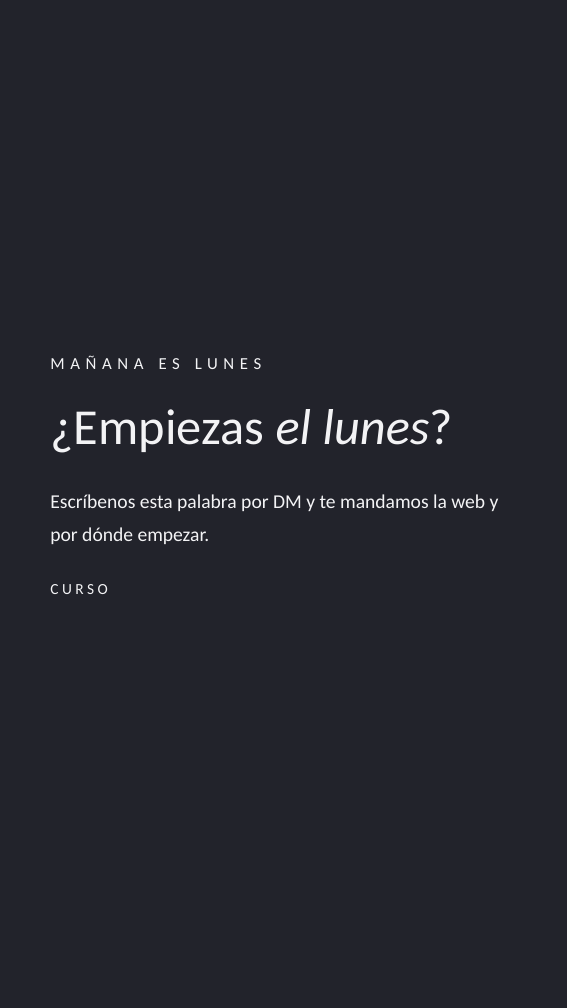
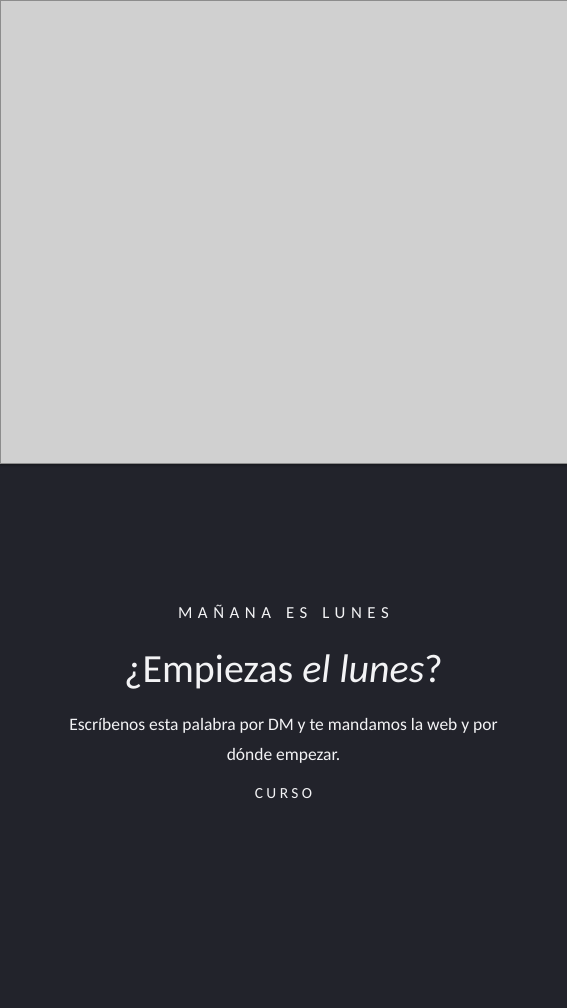
Before and after one commit to NDAEVENTS/NUBES-SCHOOL, a slide deck: slide 5 of public/ig/2026-10-31-listas/stories-canva.pptx. Drawn at 567x1008 pixels with LibreOffice and Linux fonts; fonts in the diff are those of the drawing; grey boxes stand for pictures. Boxes give left, top, right and bottom in pixels: in the first picture for what was removed or moved away, otherwise in the second. Text is boxed around its words. In the diff, an @@ line names an element or a change of style, - is before the commit and + after.

```diff
--- a/public/ig/2026-10-31-listas/stories-canva.pptx
+++ b/public/ig/2026-10-31-listas/stories-canva.pptx
@@ rectangle added at box(0, 0, 567, 464), fill #F2E8E8 @@
@@ picture added at box(0, 0, 567, 464) @@
@@ text "MAÑANA ES LUNES": place and size @@
-text "MAÑANA ES LUNES" at box(50, 356, 499, 594)
+text "MAÑANA ES LUNES" at box(69, 605, 497, 798)
@@ text "MAÑANA ES LUNES" at box(69, 605, 497, 798): size 72 to 57 pt in "¿Empiezas el lunes?"; size 28 to 25 pt in "Escríbenos esta palabra por DM y te ..."; alignment left to centre; less space between paragraphs @@
```
Also in this commit, not shown: 4 other slides changed, 14 other files.
